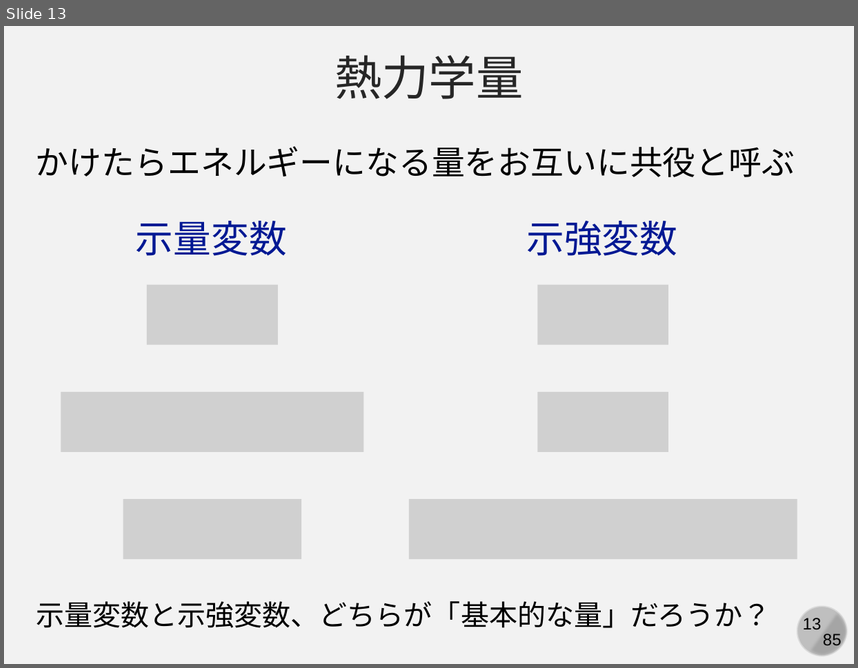
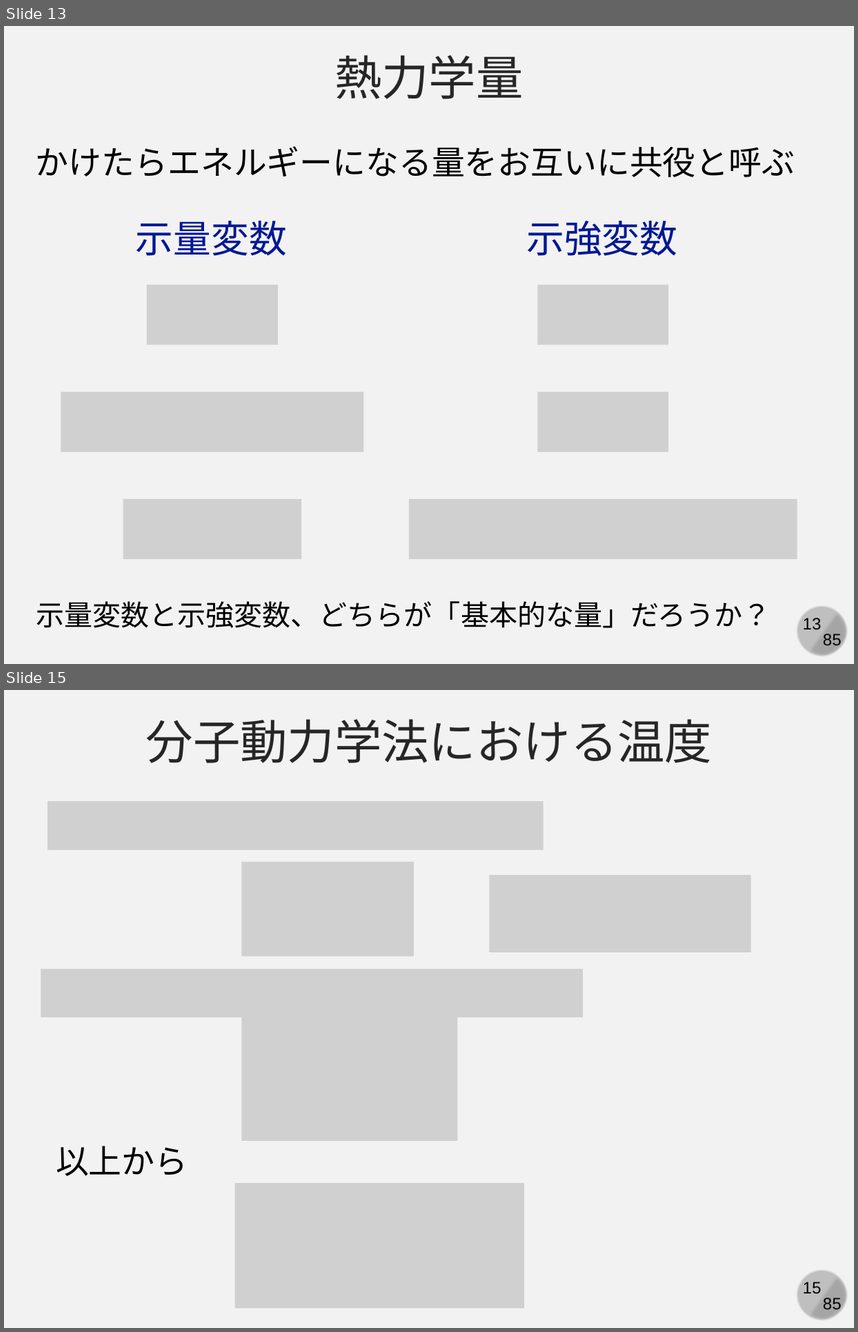
Before and after one commit to kaityo256/simulation_engineering, a slide deck: 06_md_observable/simulation06.pptx. Shown one above the other, each under a label of ours: slide 13 before the commit, slides 13 and 15 after it; the slides between them are not shown. The pictures are 858x668 and 858x1332 pixels, drawn with LibreOffice and Linux fonts; fonts in the diff are those of the drawing; grey boxes stand for pictures. Boxes give left, top, right and bottom in pixels: in the first picture for what was removed or moved away, otherwise in the second. Text is boxed around its words. In the diff, an @@ line names an element or a change of style, - is before the commit and + after.

```diff
--- a/06_md_observable/simulation06.pptx
+++ b/06_md_observable/simulation06.pptx
@@ slide 15 added at [4, 690, 854, 1328], background #F2F2F2; not listed: 4 template elements that a slide beside it also shows @@
@@ text added at [146, 719, 713, 763], 40 pt, text #262626 @@
+分子動力学法における温度
@@ picture added at [47, 801, 543, 850] @@
@@ picture added at [242, 862, 415, 956] @@
@@ picture added at [489, 876, 751, 953] @@
@@ picture added at [41, 969, 583, 1017] @@
@@ picture added at [242, 1016, 458, 1141] @@
@@ text added at [56, 1145, 188, 1176], 28 pt, text #000000 @@
+以上から
@@ picture added at [235, 1183, 524, 1308] @@
```
Also in this commit, not shown: 2 slides changed, 7 other slides added.
